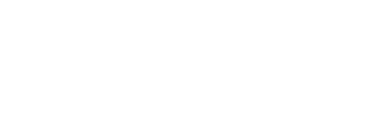
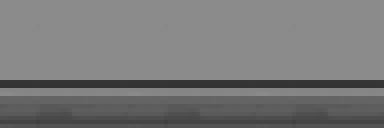
Two versions of the same layered image (384x128). Layer-by-layer changes:
added layer "Parede copy 3" above "Parede copy 2" over box(0, 0, 128, 128)
added layer "Parede copy 2" above "Parede copy" over box(256, 0, 384, 128)
added layer "Parede copy" above "Parede" over box(128, 0, 256, 128)
